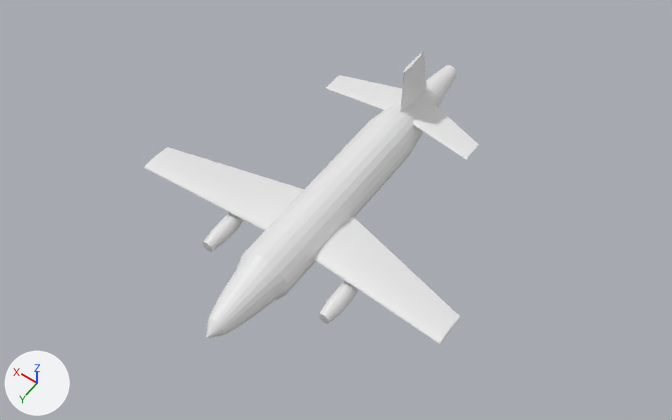
The glTF model assets/models/_blender_quick_run.glb as it was, and as the next commit left it.
Rendered twice from a 50 mm camera at (-9.72, 11.52, 20.76) aimed at (-0.29, -1.69, 0.01). The axes (+X, +Y, +Z) are drawn at lower left. The lights are the same throughout. The older version comes first. Vertices at exactly the same position are counted once.

In view in the first picture: 'Engine_Left', 'Engine_Right', 'Fuselage', 'H_Tail_Left', 'H_Tail_Right', 'Vertical_Stabilizer', 'Wing_Left', 'Wing_Right'.
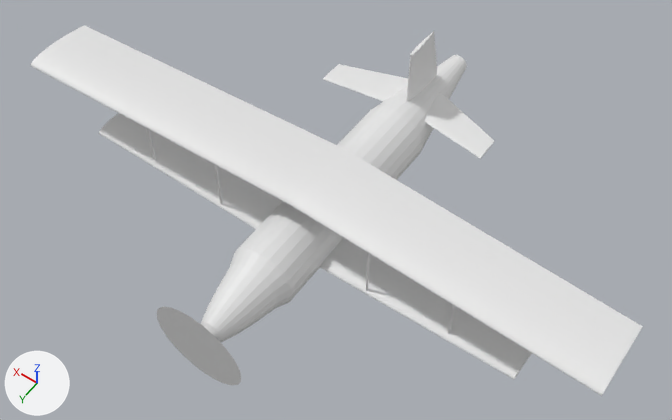
The change, as a list of edits to the scene's bpy script:
```text
Change me_h_tail_left:
    remove me_h_tail_left.from_pydata(...)  # 858 vertices, 1712 faces; spans x 0.0..2.5, y -6.6..-5.05, z 0.45..0.55
    add me_h_tail_left.from_pydata(...)  # 858 vertices, 1712 faces; spans x 0.0..2.8, y -7.11..-5.32, z 0.44..0.56
    me_h_tail_left part 1: the whole mesh is scaled about its middle by (1.12, 1.16, 1.17), then moved by (0.15, -0.39, 0.0)
Change me_h_tail_right:
    remove me_h_tail_right.from_pydata(...)  # 858 vertices, 1712 faces; spans x -2.5..0.0, y -6.6..-5.05, z 0.45..0.55
    add me_h_tail_right.from_pydata(...)  # 858 vertices, 1712 faces; spans x -2.8..0.0, y -7.11..-5.32, z 0.44..0.56
    me_h_tail_right part 2: the whole mesh is scaled about its middle by (1.12, 1.16, 1.17), then moved by (-0.15, -0.39, 0.0)
Change me_vertical_stabilizer:
    remove me_vertical_stabilizer.from_pydata(...)  # 858 vertices, 1712 faces; spans x -0.07..0.07, y -6.9..-5.4, z 0.5..2.3
    add me_vertical_stabilizer.from_pydata(...)  # 858 vertices, 1712 faces; spans x -0.08..0.08, y -7.51..-5.72, z 0.5..2.7
    me_vertical_stabilizer part 3: the whole mesh is scaled about its middle by (1.2, 1.2, 1.22), then moved by (0.0, -0.46, 0.2)
Change me_fuselage:
    remove me_fuselage.from_pydata(...)  # 723 vertices, 1440 faces; spans x -0.8..0.8, y -8.41..3.61, z -0.8..0.8
    add me_fuselage.from_pydata(...)  # 723 vertices, 1440 faces; spans x -1.0..1.0, y -8.9..3.82, z -1.0..1.0
    me_fuselage part 4: the whole mesh is scaled about its middle by (1.25, 1.06, 1.25), then moved by (0.0, -0.14, 0.0)
Remove ob_wing_left:
    ob_wing_left = bpy.data.objects.new('Wing_Left', me_wing_left)
Remove ob_wing_right:
    ob_wing_right = bpy.data.objects.new('Wing_Right', me_wing_right)
Remove ob_engine_left:
    ob_engine_left = bpy.data.objects.new('Engine_Left', me_engine_left)
Remove ob_engine_right:
    ob_engine_right = bpy.data.objects.new('Engine_Right', me_engine_right)
Add ob_strut_right_1:
    ob_strut_right_1 = bpy.data.objects.new('Strut_Right_1', me_strut_right_1)  # an 8-sided cylinder along z spanning x -5.03..-4.97, y -0.03..0.03, z 0.14..1.97
    ob_strut_right_1.location = (0.0, 0.0, 0.0)
Add ob_strut_left_1:
    ob_strut_left_1 = bpy.data.objects.new('Strut_Left_1', me_strut_left_1)  # an 8-sided cylinder along z spanning x 4.97..5.03, y -0.03..0.03, z 0.14..1.97
    ob_strut_left_1.location = (0.0, 0.0, 0.0)
Add ob_strut_right_0:
    ob_strut_right_0 = bpy.data.objects.new('Strut_Right_0', me_strut_right_0)  # an 8-sided cylinder along z spanning x -2.53..-2.47, y -0.03..0.03, z -0.08..1.89
    ob_strut_right_0.location = (0.0, 0.0, 0.0)
Add ob_strut_left_0:
    ob_strut_left_0 = bpy.data.objects.new('Strut_Left_0', me_strut_left_0)  # an 8-sided cylinder along z spanning x 2.47..2.53, y -0.03..0.03, z -0.08..1.89
    ob_strut_left_0.location = (0.0, 0.0, 0.0)
Add ob_propeller:
    ob_propeller = bpy.data.objects.new('Propeller', me_propeller)  # 25 vertices, 24 faces; spans x -1.4..1.4, y 3.91, z -1.4..1.4
    ob_propeller.location = (0.0, 0.0, 0.0)
Add ob_lower_wing_right:
    ob_lower_wing_right = bpy.data.objects.new('Lower_Wing_Right', me_lower_wing_right)  # 858 vertices, 1712 faces; spans x -7.0..0.0, y -2.0..0.24, z -0.38..0.45
    ob_lower_wing_right.location = (0.0, 0.0, 0.0)
Add ob_lower_wing_left:
    ob_lower_wing_left = bpy.data.objects.new('Lower_Wing_Left', me_lower_wing_left)  # 858 vertices, 1712 faces; spans x 0.0..7.0, y -2.0..0.24, z -0.38..0.45
    ob_lower_wing_left.location = (0.0, 0.0, 0.0)
Add ob_upper_wing_right:
    ob_upper_wing_right = bpy.data.objects.new('Upper_Wing_Right', me_upper_wing_right)  # 858 vertices, 1712 faces; spans x -9.0..0.0, y -2.4..0.47, z 1.7..2.29
    ob_upper_wing_right.location = (0.0, 0.0, 0.0)
Add ob_upper_wing_left:
    ob_upper_wing_left = bpy.data.objects.new('Upper_Wing_Left', me_upper_wing_left)  # 858 vertices, 1712 faces; spans x 0.0..9.0, y -2.4..0.47, z 1.7..2.29
    ob_upper_wing_left.location = (0.0, 0.0, 0.0)
```

Where the change shows, as pixel boxes [x1, y1, x2, y2] in the pictures (672 x 420 px):
'Upper_Wing_Right', added
    after: [289, 148, 643, 396]
'Fuselage', rescaled
    before: [206, 65, 457, 338]
    after: [201, 55, 467, 342]
'Upper_Wing_Left', added
    after: [30, 25, 342, 204]
'Lower_Wing_Right', added
    after: [320, 238, 532, 379]
'Wing_Right', deleted
    before: [313, 216, 460, 344]
'Lower_Wing_Left', added
    after: [99, 113, 283, 229]
'Wing_Left', deleted
    before: [144, 147, 304, 231]
'Propeller', added
    after: [156, 306, 241, 385]
'H_Tail_Right', mesh rescaled (6% taller)
    before: [413, 96, 479, 160]
    after: [425, 91, 494, 159]
'H_Tail_Left', mesh rescaled (12% wider, 8% taller)
    before: [326, 75, 402, 110]
    after: [323, 64, 408, 102]
'Vertical_Stabilizer', moved, rescaled (14% wider, 18% taller)
    before: [400, 52, 427, 111]
    after: [406, 31, 437, 101]
'Engine_Right', deleted
    before: [319, 281, 358, 324]
'Engine_Left', deleted
    before: [203, 213, 243, 252]
'Strut_Left_0', added
    after: [214, 164, 223, 205]
'Strut_Left_1', added (mostly hidden)
    after: [146, 128, 156, 160]
'Strut_Right_1', added
    after: [448, 305, 455, 334]
